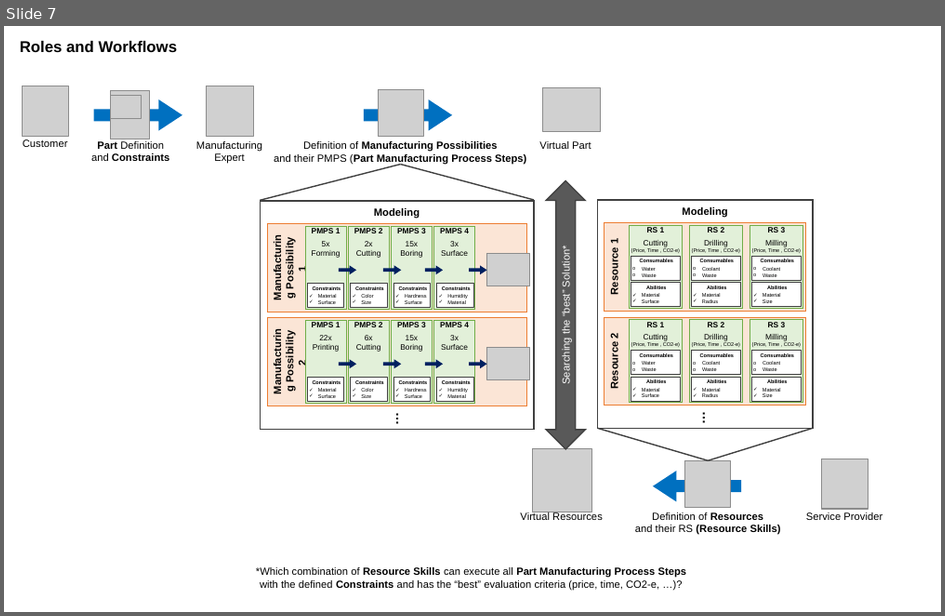
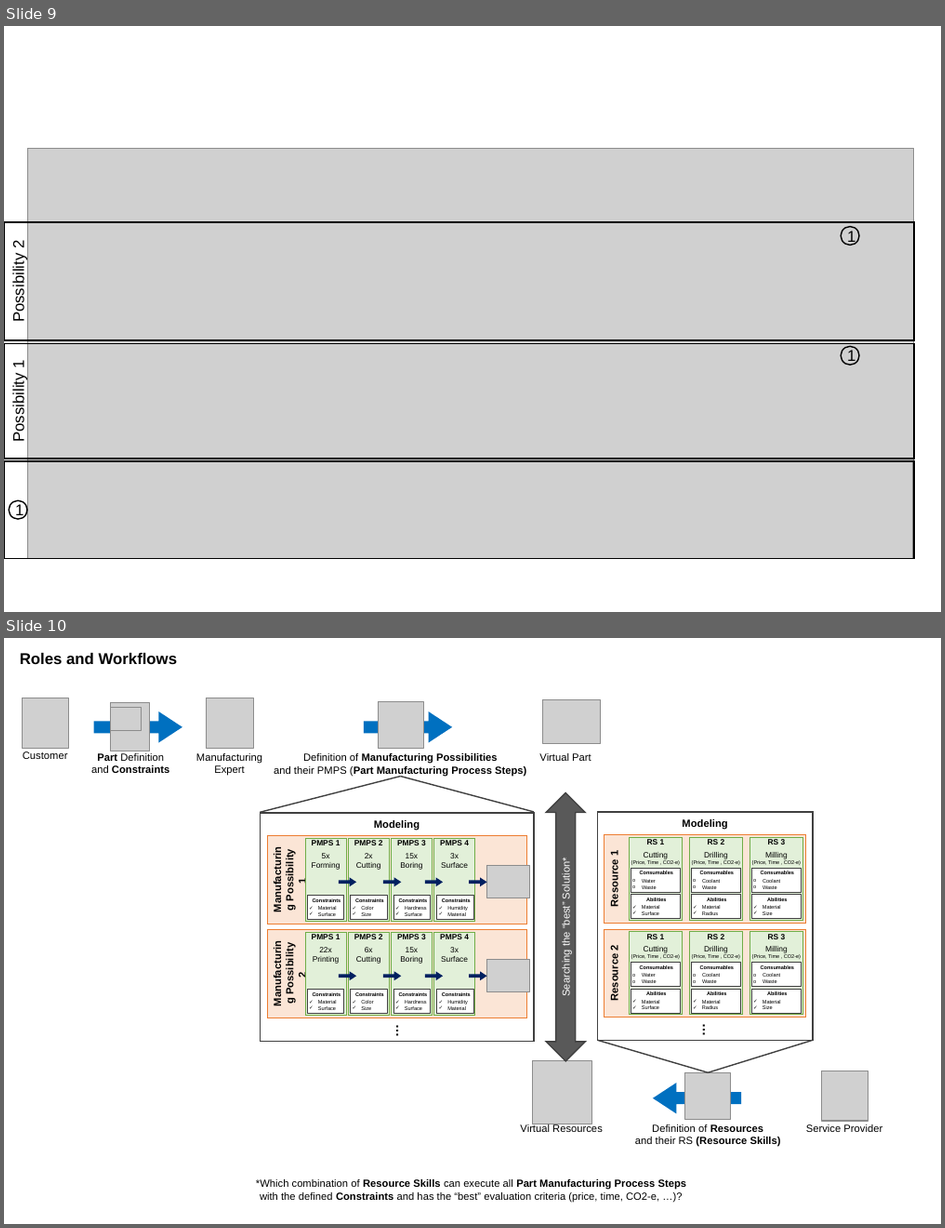
Before and after one commit to iswunistuttgart/plafosus, a slide deck: docs/docu_v1.pptx. Shown one above the other, each under a label of ours: slide 7 before the commit, slides 9 and 10 after it. The pictures are 945x616 and 945x1228 pixels, drawn with LibreOffice and Linux fonts; fonts in the diff are those of the drawing; grey boxes stand for pictures; background and template pictures are left out. Boxes give left, top, right and bottom in pixels: in the first picture for what was removed or moved away, otherwise in the second. Text is boxed around its words. In the diff, an @@ line names an element or a change of style, - is before the commit and + after.

```diff
--- a/docs/docu_v1.pptx
+++ b/docs/docu_v1.pptx
@@ slide 9 added at bbox=[4, 26, 941, 612], background #FFFFFF @@
@@ picture added at bbox=[27, 148, 914, 465] @@
@@ rectangle added at bbox=[4, 222, 914, 340], outline #000000 1 pt, 12 pt, text #000000 @@
+Possibility 2
@@ ellipse added at bbox=[841, 227, 860, 245], outline #000000 1 pt, 12 pt, text #000000 @@
+1
@@ rectangle added at bbox=[4, 344, 914, 459], outline #000000 1 pt, 12 pt, text #000000 @@
+Possibility 1
@@ ellipse added at bbox=[841, 347, 860, 365], outline #000000 1 pt, 12 pt, text #000000 @@
+1
@@ rectangle added at bbox=[4, 461, 914, 559], outline #000000 1 pt @@
@@ picture added at bbox=[27, 461, 914, 559] @@
@@ ellipse added at bbox=[9, 500, 27, 519], outline #000000 1 pt, 12 pt, text #000000 @@
+1
@@ what was slide 7 is now slide 10 @@
```
Also in this commit, not shown: 2 other slides added, 5 other files.
